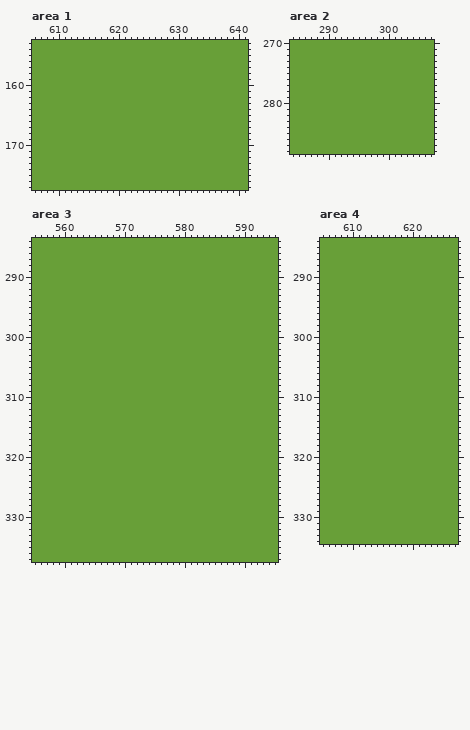
Two states of a pixel-art file, Aseprite/Clipboard_leafy_background.aseprite. This is how it looked before the edit.
800x500 pixels, 1 frame. Shown: area 1: x 606..641, y 153..177; area 2: x 284..307, y 270..288; area 3: x 555..595, y 284..337; area 4: x 605..627, y 284..334. The commit also changed other parts of the picture, which this record leaves out.
Once edited:
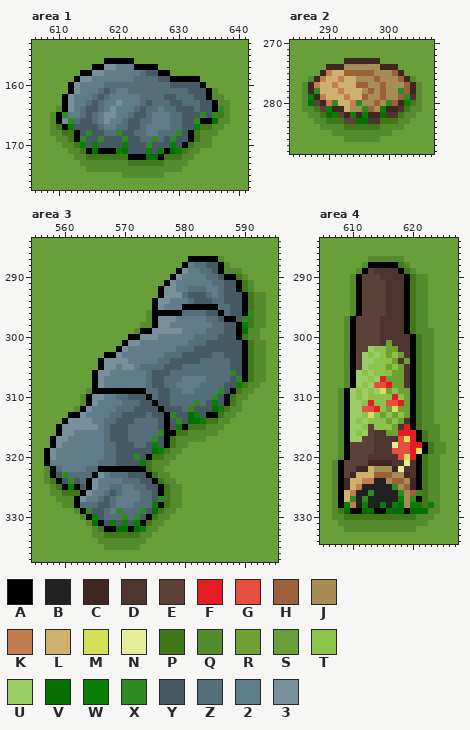
Palette (. is transparent): A #000000  B #212121  C #3e2723  D #4e342e  E #5d4037  F #e51c23  G #e84e40  H #9c613b  J #a68d55  K #c47d4f  L #ceb16f  M #d4e157  N #e6ee9c  P #417818  Q #558b2f  R #6ea034  S #689f38  T #8bc34a  U #9ccc65  V #056f00  W #0a7e07  X #308a24  Y #455a64  Z #546e7a  2 #607d8b  3 #78909c
From old to new:
Changed rows in their new state; - is an unchanged pixel.
Area 1, layer "Objects":
first column x 609:
156 ---------AAAAA----------------
157 -------AA33222AAAA------------
158 -----AA33222222ZYYAA----------
159 ----A332222222ZZZZYYAAAAA-----
160 ---A32222ZZZZZZZZZZZYYYYYA----
161 ---A3222ZYZ22ZZZZZZZZZZYYYAQ--
162 --A3222ZYZ22222ZZZZYYZZZYYAQQ-
163 --A322ZYZ223222ZYZZZYYZZZYYAQQ
164 -QA32ZYYZ23222ZYZZ2ZZYYYZYYAXQ
165 QAX22ZYZ23322ZYYZ222ZZYYYXYXPQ
166 QA3XZYYZ2322ZYYZZ222ZZYYXAAVQQ
167 QPAWYYYYZ22ZZYYZ2222ZZYYWPPQQ-
168 QQPPAYXYYZZXYYZZ22ZZZXYAPQQQ--
169 -QQPAXYYXYYYXYYZZXZYXYYAPQQ---
170 --QQPWYWYYYYWYYYXYYYWYAPQQQ---
171 ---QQPAVAAAWVYYYWYWAVWPQQ-----
172 ----QQPPPPPPPAAAVVAPPPQQ------
173 -----QQQQQQQQPPPPPPQQQQ-------
174 ------QQQQQQQQQQQQQQQQ--------
175 ------------QQQQQQQ-----------
Area 2, layer "Objects":
first column x 286:
273 -------CCCCCC-------
274 ----CCCJJJJJJCCC----
275 ---CKLLHHHHHJJJHC---
276 -QCKLLKLLJJJHJJJHCQ-
277 QCKLLKLLLHHJJHJJJHCQ
278 QCXLLLKLLLJHJHJJXHCQ
279 QWCKLLLKLLHJJHJJHXDQ
280 QVECKXLLKXJJHJXHCWPQ
281 QQPEWCCLJJXHJWCCDPQQ
282 -QQPVWECWCWCCVDDPQQ-
283 --QQPPPEEVVDDPPPQQ--
284 ---QQQQPPPPPPQQQQ---
285 -----QQQQQQQQQQ-----
286 -------QQQQQQ-------
Area 3, layer "Objects":
first column x 557:
287 ------------------------AAAAAQ-------
288 -----------------------A2ZZYYAQ------
289 ----------------------A322ZZYAQQQ----
290 ---------------------A32222ZZYAAPQ---
291 --------------------A3222222ZZYYAPQ--
292 -------------------A3322ZZZ22ZYYAPQ--
293 -------------------A333ZYYYZ2ZYYYAPQQ
294 ------------------A33222ZYYYZZYYYAPQQ
295 ------------------A3222AAAAAAZZYYAPQQ
296 -----------------QAAAAAZZZZYYAZYYAXQQ
297 -----------------QA33322222ZZYAAYXPQQ
298 ----------------QQA332222222ZZYYAWPQQ
299 ---------------QAA333332222ZZZYYAVQQ-
300 --------------AA333222222ZZZZYYYAPQQ-
301 -------------A3322222222ZZZYYYYYYAPQQ
302 ------------A322222222ZZZYYYYYYYYAPQQ
303 ----------AA32222222ZZZYYYYYZZYYYAPQQ
304 ---------A333322222ZZYYYYYZZZZZYYAPQQ
305 ---------A332332ZZZZYYYZZZZZZZZYYAPQQ
306 --------A33222222ZYYYZZZZZZZZZZXYAPQQ
307 --------A32222222ZYYZZZ2222ZZZZYXAPQQ
308 --------A32222222ZYYZZ2222ZZZZYYWPQQ-
309 -------QAAAAAAAAAZZYYZZ22ZZZZXYAPQQ--
310 ------QA3322ZZYYYAZYYZZZZZZZXYAPQQ---
311 ------QA32222ZZZYYAYYZZZZXZYWYAPQ----
312 -----QA32222ZZZYYYYAYYYZXYYYVWPQQ----
313 ----AA32222ZZYYYYZYYAXYYVWYAAPQQ-----
314 ---A333322ZZYYYZZZZYAYXYVVWPPQQ------
315 --A3333332ZYYYZZZZZYAYWAPPPQQQ-------
316 --A3322222ZYYYZZZZZXAAPPQQQQQ--------
317 -A33222222ZYYYZZZZXYAPQQQQQ----------
318 -A32222222ZZYYYZZYWYAPQQ-------------
319 A322222222ZZYYYYYYVWPQQ--------------
320 A322222222ZZYYYXYAPPQQ---------------
321 A22222222ZZZYYYYWPQQQ----------------
322 QAZ2222ZZAAAAAAAAPQQ-----------------
323 QAYXZZZZA32ZZZYYYAPQQ----------------
324 QPAYXYZA32222ZZZYYAPQQ---------------
325 -QPAWAYA322ZZ22ZZYYAPQQ--------------
326 -QQPPPA322ZYZ222ZZYAPQQ--------------
327 --QQQA322ZYZ2222ZZYXPQQ--------------
328 ---QQAZZZYYZ222ZZZWAPQQ--------------
329 -----QAXYYZ2XZZZXYVPQQ---------------
330 ------QAWYZZZXZXYAPQQ----------------
331 -------QVAYWYWYWAPQQ-----------------
332 --------QPAAVVAVWQQ------------------
333 --------QQPPPPPPQQ-------------------
334 ---------QQQQQQQQ--------------------
335 ----------QQQQQQ---------------------
Area 4, layer "Objects":
first column x 607:
287 ------QQQQQQ-------
288 -----QAAAAAPQ------
289 ----QAEDDDDAPQ-----
290 ---QAEEEDDDDAPQQ---
291 ---QAEEEEDDDAPQQ---
292 ---QAEEEEDDDAPQQ---
293 ---QAEEEEDDDAPQQ---
294 ---QAEEEEDDDAPQQ---
295 ---QAEEEEDDDAPQQ---
296 ---QAEEEEDDDAPQQ---
297 --QAEEEEDDDDAPQQ---
298 --QAEEEEDDDDAPQQ---
299 --QAEEEEDDDDAPQQQ--
300 --QAEEEEDDDDDAPQQ--
301 --QAEEEEDRDDDAPQQ--
302 --QAEEUTTRRDDAPQQ--
303 --QAEUTUTRTRDAPQQ--
304 --QAEUUTTTRDRAPQQ--
305 --QAEUTTTRTRDAPQQ--
306 --QAUTUTTTRRDAPQQ--
307 --QAUUTUFRRRDAPQQ--
308 --QAUTUGGFRRDAPQQ--
309 -QAUTUTUMRTRRAPQQ--
310 -QAUTUTTTTFTRAPQQ--
311 -QAUUTFTTGGFRAPQQ--
312 -QAUUGGFTRMRRAPQQ--
313 -QAUUTMTRTRTRAPQQ--
314 -QAUTUTTTRTRDAPQQ--
315 -QAUUTETTTRDFAPQQQ-
316 -QAUTUEDDRRFFFAPQQ-
317 -QAUUEEDDDDGMFAPQQ-
318 -QAEEEEDDDNGGFFAPQQ
319 -QAEEEEDDDGGGFMAPQQ
320 -QAEEEDDDDDGMFAPQQ-
321 QAEEEECCCCDDNDAPQQ-
322 QAEECCLJJJCNDDAPQQ-
323 QAECLLLHHHJJCDAPQQ-
324 QACLLKKBBJHHJCAPQQ-
325 QACLKBBBBBXJHCAPQQ-
326 QALKBBXBBBBXJHXPQQ-
327 QALXBXBBBBBWJXAPQQ-
328 QAWKBWBBWBWVJWWPWQ-
329 QPVAAVVAAVVVAVVVQQ-
330 QQPPPPPPPPPPPPQQQ--
331 -QQQQQQQQQQQQQQQ---
332 --QQQQQQQQQQQQ-----
Where, in picture pixels (left, top, right, bottom), the same in both pictures:
changed: (50, 58, 230, 178)
changed: (302, 58, 422, 142)
changed: (44, 256, 266, 550)
changed: (332, 256, 446, 532)
